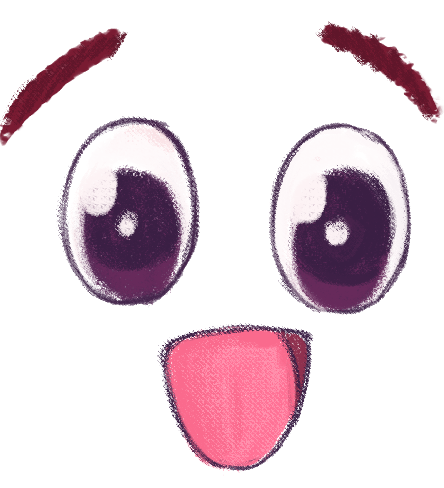
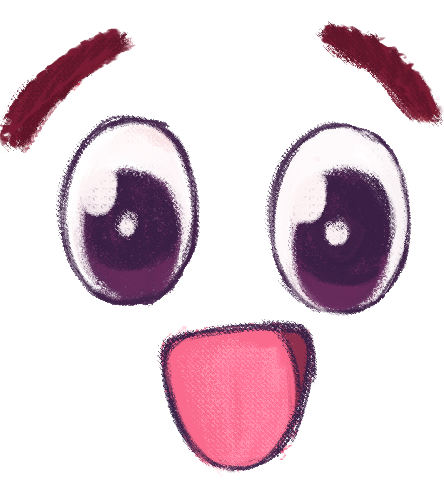
Layered file, before and after one edit (444px x 488px). Changes by layer:
showed "Layer 2" over (x1=0, y1=24, x2=444, y2=477)
showed "Layer 1" over (x1=17, y1=28, x2=435, y2=468)
